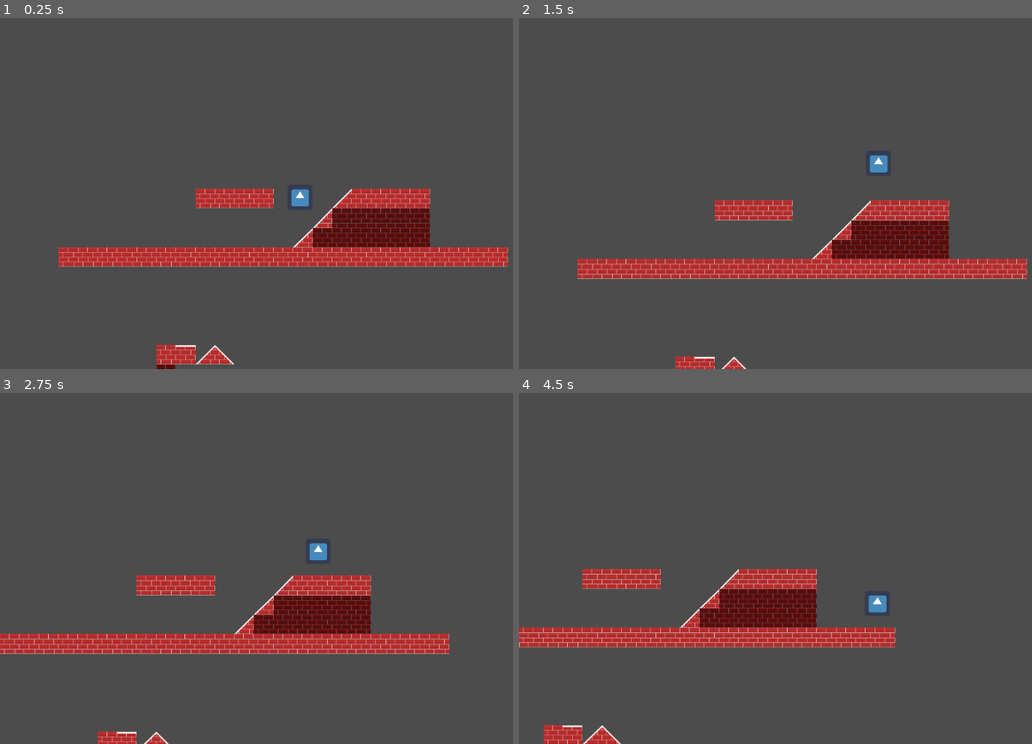
Above: before the commit, frames 1-4 (two rows, left to right).
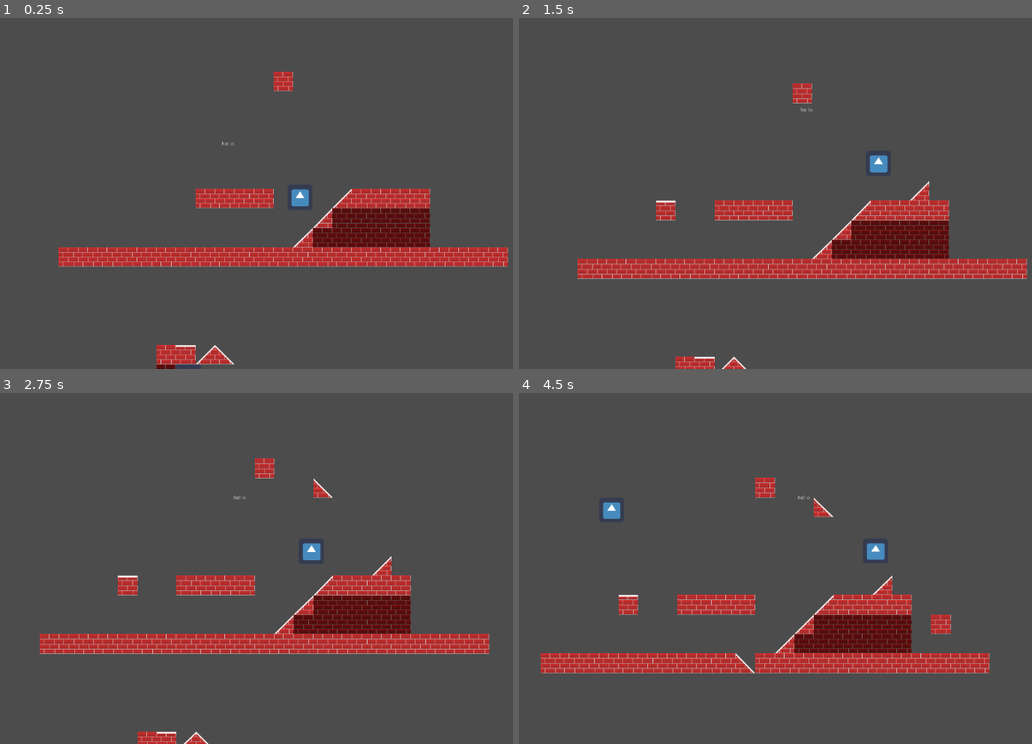
Above: after the commit, the same moments.

Repository: HenryFBP/2d-godot-game
Game: Godot game, scene res://icon.tscn
The game is run twice, just before and just after one commit, with the same random seed, the same clock (stepped at 60 frames per second) and the same inputs. The engine's default icon, where the game draws it, is replaced by a stand-in: a white triangle on a blue panel in a dark square.
Inputs (mouse positions are in pixels of both pictures, inside the frame that each line leads up to):
- Up to frame 1 (0.25 s): no input
- Up to frame 2 (1.5 s): tap Enter at 0.5 s; move the mouse to (949, 175) at 0.52 s; press the mouse at (949, 175) at 0.53 s; hold D (player_right) from 0.53 s (still down); tap Space (player_jump) at 0.77 s; move the mouse to (698, 211) at 1.27 s; release the mouse at (698, 211) at 1.28 s; click (698, 211) at 1.35 s
- Up to frame 3 (2.75 s): tap Space (player_jump) at 1.52 s; move the mouse to (359, 491) at 2.02 s; release D (player_right) at 2.03 s; press the mouse at (359, 491) at 2.03 s; hold A (player_left) from 2.03 s (still down)
- Up to frame 4 (4.5 s): move the mouse to (790, 638) at 2.77 s; release A (player_left) at 2.78 s; release the mouse at (790, 638) at 2.78 s; hold D (player_right) 2.78-4.28 s; click (790, 638) at 2.85 s; tap Space (player_jump) at 3.02, 3.77 s; move the mouse to (1001, 621) at 3.52 s; press the mouse at (1001, 621) at 3.53 s; move the mouse to (636, 515) at 4.27 s; release the mouse at (636, 515) at 4.28 s; hold A (player_left) from 4.28 s (still down); click (636, 515) at 4.35 s

The runs differ from the first frame. In frame 1, 0.2% of the frame differs, in the area x 43-58%, y 15-37%; in frame 2, 0.6%; in frame 3, 7.2%; in frame 4, 18%, in the area x 0-92%, y 24-100%.

Commit message:
add LMB action

Diff:
--- a/icon.tscn
+++ b/icon.tscn
@@ -15,23 +15,7 @@
 
 _sections_unfolded = [ "Transform", "Visibility", "collision" ]
 
-[node name="GUI" type="Control" parent="." index="0"]
-
-anchor_left = 0.0
-anchor_top = 0.0
-anchor_right = 0.0
-anchor_bottom = 0.0
-margin_top = -516.0
-margin_right = 757.0
-margin_bottom = 40.0
-rect_pivot_offset = Vector2( 0, 0 )
-rect_clip_content = false
-mouse_filter = 0
-mouse_default_cursor_shape = 0
-size_flags_horizontal = 1
-size_flags_vertical = 1
-
-[node name="Player" type="KinematicBody2D" parent="." index="1"]
+[node name="Player" type="KinematicBody2D" parent="." index="0"]
 
 position = Vector2( 530, -137.342 )
 input_pickable = false
@@ -78,7 +62,47 @@
 editor_draw_limits = false
 editor_draw_drag_margin = false
 
-[node name="TileMap" type="TileMap" parent="." index="2"]
+[node name="GUI" type="Control" parent="Player/Camera2D" index="0"]
+
+editor/display_folded = true
+anchor_left = 0.0
+anchor_top = 0.0
+anchor_right = 0.0
+anchor_bottom = 0.0
+margin_left = -760.0
+margin_top = -444.0
+margin_right = 760.0
+margin_bottom = 446.0
+rect_pivot_offset = Vector2( 0, 0 )
+rect_clip_content = false
+mouse_filter = 0
+mouse_default_cursor_shape = 0
+size_flags_horizontal = 1
+size_flags_vertical = 1
+_sections_unfolded = [ "Anchor", "Focus", "Margin", "Visibility" ]
+
+[node name="Label" type="Label" parent="Player/Camera2D/GUI" index="0"]
+
+anchor_left = 0.0
+anchor_top = 0.0
+anchor_right = 0.0
+anchor_bottom = 0.0
+margin_left = 560.0
+margin_top = 300.0
+margin_right = 700.0
+margin_bottom = 400.0
+rect_pivot_offset = Vector2( 0, 0 )
+rect_clip_content = false
+mouse_filter = 2
+mouse_default_cursor_shape = 0
+size_flags_horizontal = 1
+size_flags_vertical = 4
+text = "hello"
+percent_visible = 1.0
+lines_skipped = 0
+max_lines_visible = -1
+
+[node name="TileMap" type="TileMap" parent="." index="1"]
 
 position = Vector2( -87.5717, 0.663422 )
 mode = 0
@@ -97,6 +121,6 @@
 collision_mask = 1
 occluder_light_mask = 1
 format = 1
-tile_data = PoolIntArray( -196601, 0, 0, -196600, 0, 0, -196599, 0, …(502 unchanged characters)…
+tile_data = PoolIntArray( -589813, 0, 0, -196601, 0, 0, -196600, 0, 0, -196599, 0, …(502 unchanged characters)…
 script = ExtResource( 4 )
-_sections_unfolded = [ "Cell", "Collision", "Transform" ]
+_sections_unfolded = [ "Cell", "Collision", "Material", "Transform", "Visibility", "Z Index" ]
--- a/project.godot
+++ b/project.godot
@@ -26,6 +26,8 @@
  ]
 player_jump=[ Object(InputEventKey,"resource_local_to_scene":false,"resource_name":"","device":0,"alt":false,"shift":false,"control":false,"meta":false,"command":false,"pressed":false,"scancode":32,"unicode":0,"echo":false,"script":null)
  ]
+left_mouse=[ Object(InputEventMouseButton,"resource_local_to_scene":false,"resource_name":"","device":0,"alt":false,"shift":false,"control":false,"meta":false,"command":false,"button_mask":0,"position":Vector2( 0, 0 ),"global_position":Vector2( 0, 0 ),"factor":1.0,"button_index":1,"pressed":false,"doubleclick":false,"script":null)
+ ]
 
 [rendering]
 
--- a/src/TileMap.gd
+++ b/src/TileMap.gd
@@ -4,7 +4,15 @@
 onready var block_list = blocks.new()
 
 
-# Displays all cells.
+func randomize_cell(pos):
+
+	var p = int(rand_range(0, len(self.tile_set.get_tiles_ids())))
+
+	var tile = self.tile_set.get_tiles_ids()[p]
+
+	self.set_cell(pos.x, pos.y, tile)
+
+# Displays all cells. Useful for debugging.
 func show_cells(pos=Vector2(0, 0), width=4):
 
 	var x = 0
@@ -20,14 +28,33 @@
 			x = 0
 			y += 1
 
+func load_new_tiles():
+
+	self.tile_set.create_tile(10)
+	self.tile_set.tile_set_texture(10, load("res://icon.png"))
+
+	pass
+
 func _ready():
 	# Called when the node is added to the scene for the first time.
 	# Initialization here
 	print(block_list.blocks)
 
+	load_new_tiles()
+
+	print(self.tile_set.get_tiles_ids())
+
 	show_cells(Vector2(5, 5))
 
 	pass
+
+func _input(event):
+
+	if event.is_action_pressed('left_mouse'):
+
+		var wloc = self.world_to_map(get_global_mouse_position())
+
+		randomize_cell(wloc)
 
 #func _process(delta):
 #	# Called every frame. Delta is time since last frame.
--- a/tilesets/blocks.gd
+++ b/tilesets/blocks.gd
@@ -10,3 +10,4 @@
 
 func _ready():
 	print(blocks)
+	pass
--- a/tilesets/tileset.tscn
+++ b/tilesets/tileset.tscn
@@ -2,12 +2,13 @@
 
 [ext_resource path="res://tilesets/tileset.png" type="Texture" id=1]
 
-[node name="Node2D" type="Node2D" index="0"]
+[node name="Node2D" type="Node2D"]
 
 position = Vector2( 15.6966, 2.85394 )
 
 [node name="Wall" type="Sprite" parent="." index="0"]
 
+editor/display_folded = true
 position = Vector2( -15.6966, -2.85394 )
 texture = ExtResource( 1 )
 centered = false
@@ -35,6 +36,7 @@
 
 [node name="WallGround" type="Sprite" parent="." index="1"]
 
+editor/display_folded = true
 position = Vector2( 44.3034, -2.85394 )
 texture = ExtResource( 1 )
 centered = false
@@ -63,6 +65,7 @@
 
 [node name="WallAngleLeft" type="Sprite" parent="." index="2"]
 
+editor/display_folded = true
 position = Vector2( 104.303, -2.85394 )
 texture = ExtResource( 1 )
 centered = false
@@ -100,7 +103,6 @@
 
 [node name="StaticBody2D" type="StaticBody2D" parent="WallAngleRight" index="0"]
 
-editor/display_folded = true
 position = Vector2( 25, 25 )
 scale = Vector2( 0.78125, 0.78125 )
 input_pickable = false
